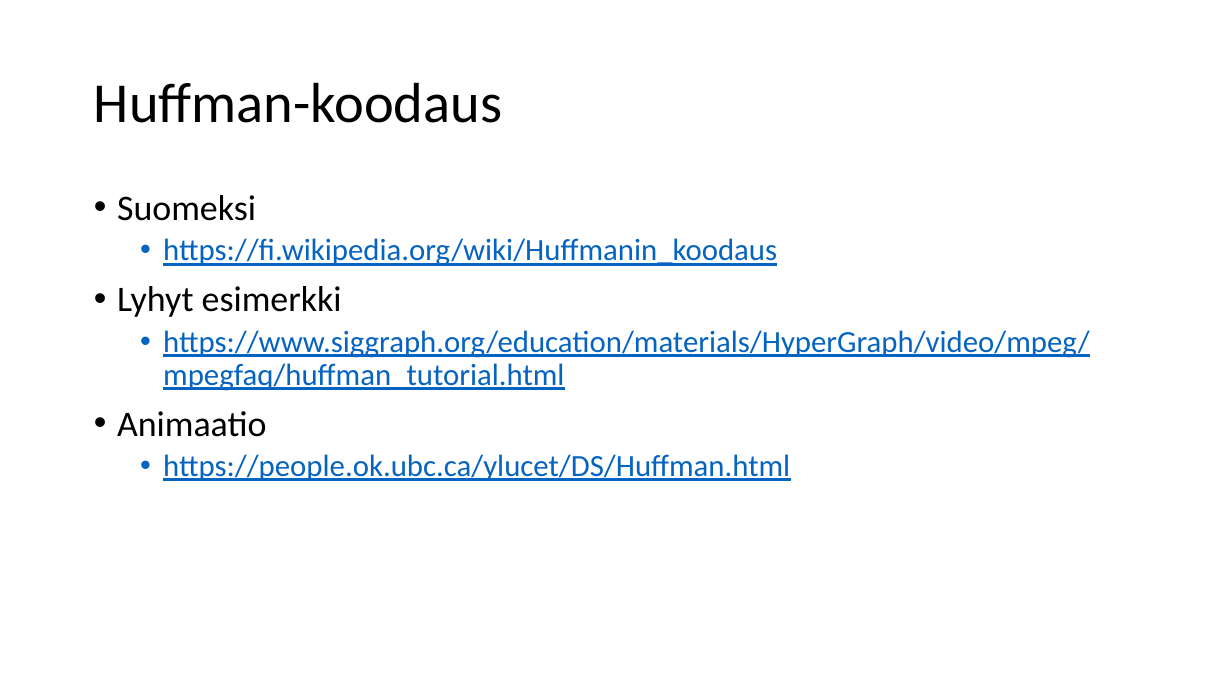
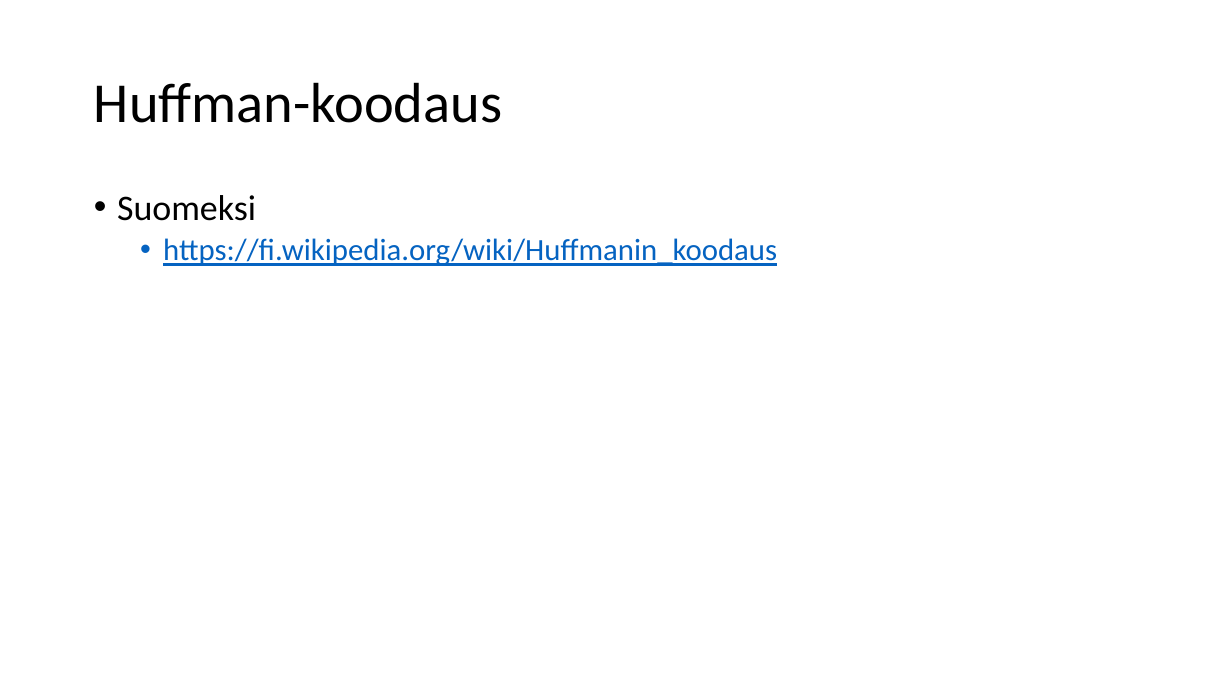
Before and after one commit to lpemake/TrakTite24, a slide deck: slide 158 of Tietorakenteet ja algoritmit 2025.pptx. Drawn at 1232x693 pixels with LibreOffice and Linux fonts; fonts in the diff are those of the drawing. Boxes give left, top, right and bottom in pixels: in the first picture for what was removed or moved away, otherwise in the second. Text is boxed around its words. In the diff, an @@ line names an element or a change of style, - is before the commit and + after.

```diff
--- a/Tietorakenteet ja algoritmit 2025.pptx
+++ b/Tietorakenteet ja algoritmit 2025.pptx
@@ text at [117, 286, 1090, 481]: paragraphs removed @@
-• Lyhyt esimerkki
-  • https://www.siggraph.org/education/materials/HyperGraph/video/mpeg/mpegfaq/huffman_tutorial.html
-• Animaatio
-  • https://people.ok.ubc.ca/ylucet/DS/Huffman.html
```
Also in this commit, not shown: 15 other files.
